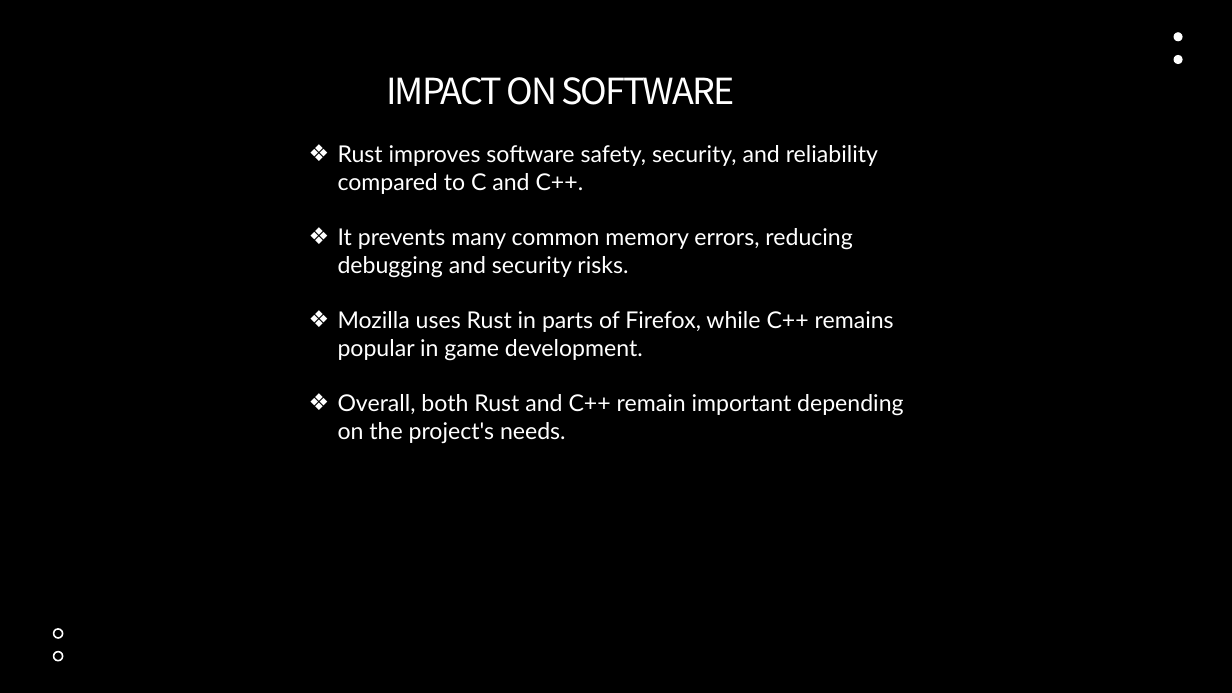
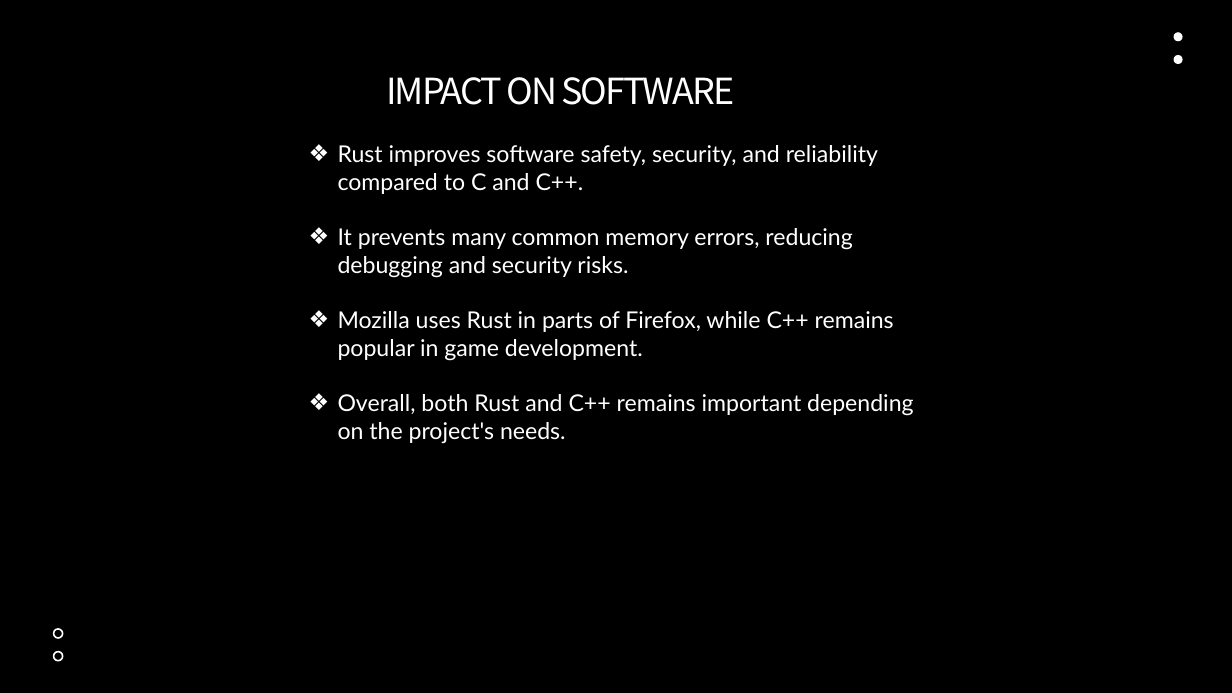
Before and after one commit to keyun5528/Group3_Project, a slide deck: slide 1 of pwrpoint.pptx. Drawn at 1232x693 pixels with LibreOffice and Linux fonts; fonts in the diff are those of the drawing; background and template pictures are left out. Boxes give left, top, right and bottom in pixels: in the first picture for what was removed or moved away, otherwise in the second. Text is boxed around its words. In the diff, an @@ line names an element or a change of style, - is before the commit and + after.

Commit message:
Fixed slide description and made some changes

```diff
--- a/pwrpoint.pptx
+++ b/pwrpoint.pptx
@@ text at (x1=338, y1=394, x2=913, y2=443): text changed @@
-❖ Overall, both Rust and C++ remain important depending on the project's needs.
+❖ Overall, both Rust and C++ remains important depending on the project's needs.
```
Also in this commit, not shown: 1 other file.
